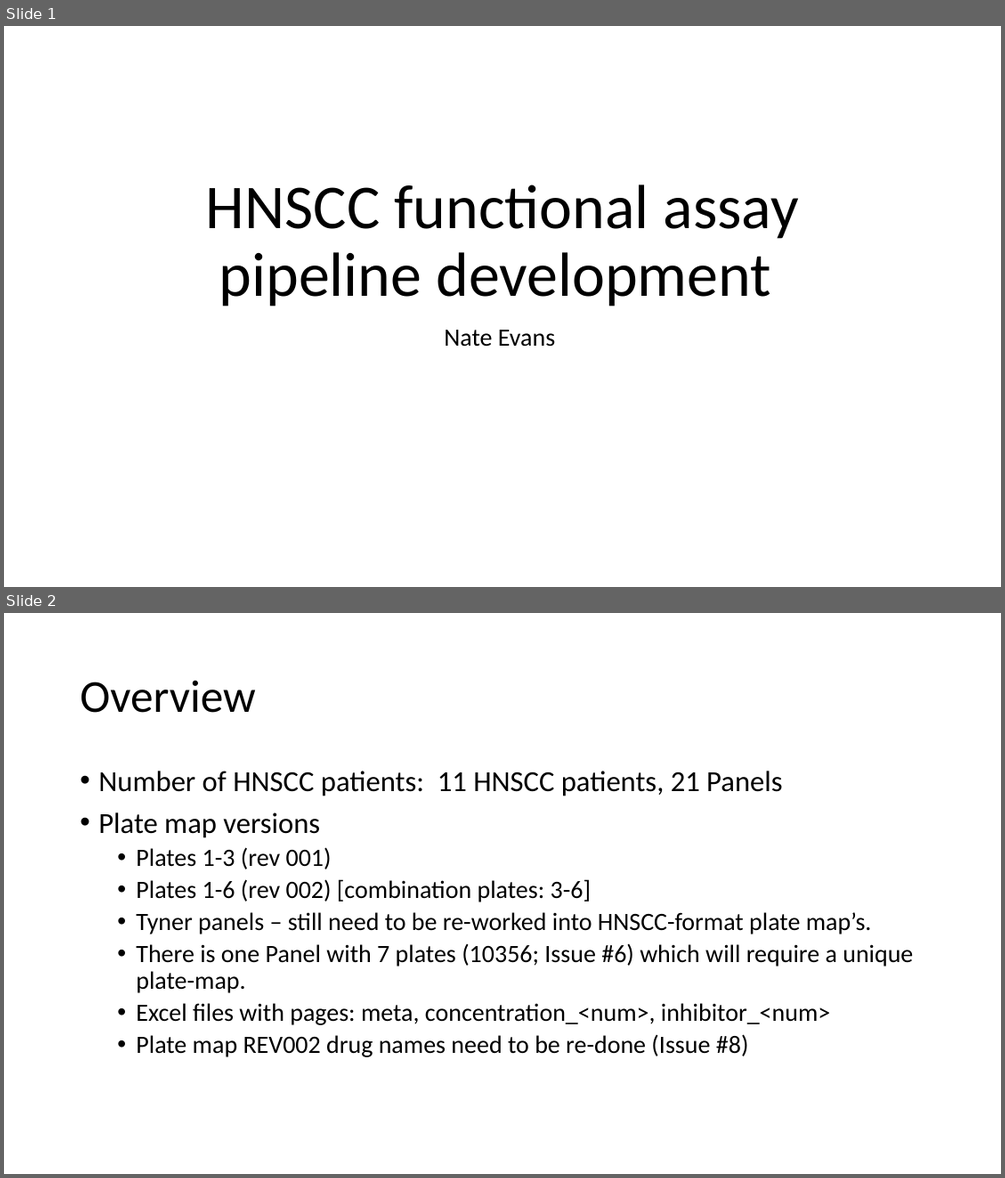
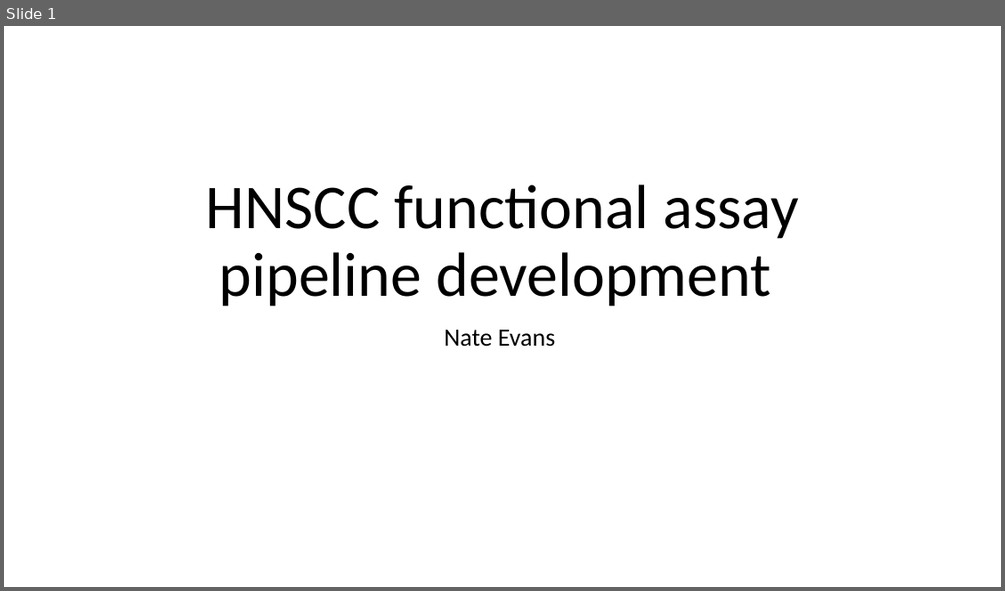
Before and after one commit to nathanieljevans/HNSCC_functional_data_pipeline, a slide deck: docs/HNSCC_functional_assay_pipeline_development_rev002.pptx. Shown one above the other, each under a label of ours: slides 1 and 2 before the commit, slide 1 after it. The pictures are 1005x1178 and 1005x591 pixels, drawn with LibreOffice and Linux fonts; fonts in the diff are those of the drawing. Boxes give left, top, right and bottom in pixels: in the first picture for what was removed or moved away, otherwise in the second. Text is boxed around its words. In the diff, an @@ line names an element or a change of style, - is before the commit and + after.

Commit message:
minor presentation changes; added sensitive assignment to inhibitor-level dr plot

```diff
--- a/docs/HNSCC_functional_assay_pipeline_development_rev002.pptx
+++ b/docs/HNSCC_functional_assay_pipeline_development_rev002.pptx
@@ slide 2 removed at [4,613,1001,1174], background #FFFFFF @@
@@ title removed at [80,680,255,713] @@
-Overview
@@ text removed at [98,771,913,1057] @@
-• Number of HNSCC patients: 11 HNSCC patients, 21 Panels
-• Plate map versions
-  • Plates 1-3 (rev 001)
-  • Plates 1-6 (rev 002) [combination plates: 3-6]
-  • Tyner panels – still need to be re-worked into HNSCC-format plate map’s.
-  • There is one Panel with 7 plates (10356; Issue #6) which will require a unique plate-map.
-  • Excel files with pages: meta, concentration_<num>, inhibitor_<num>
-  • Plate map REV002 drug names need to be re-done (Issue #8)
```
Also in this commit, not shown: 3 slides changed, 1 other slide removed, 1 other file.
